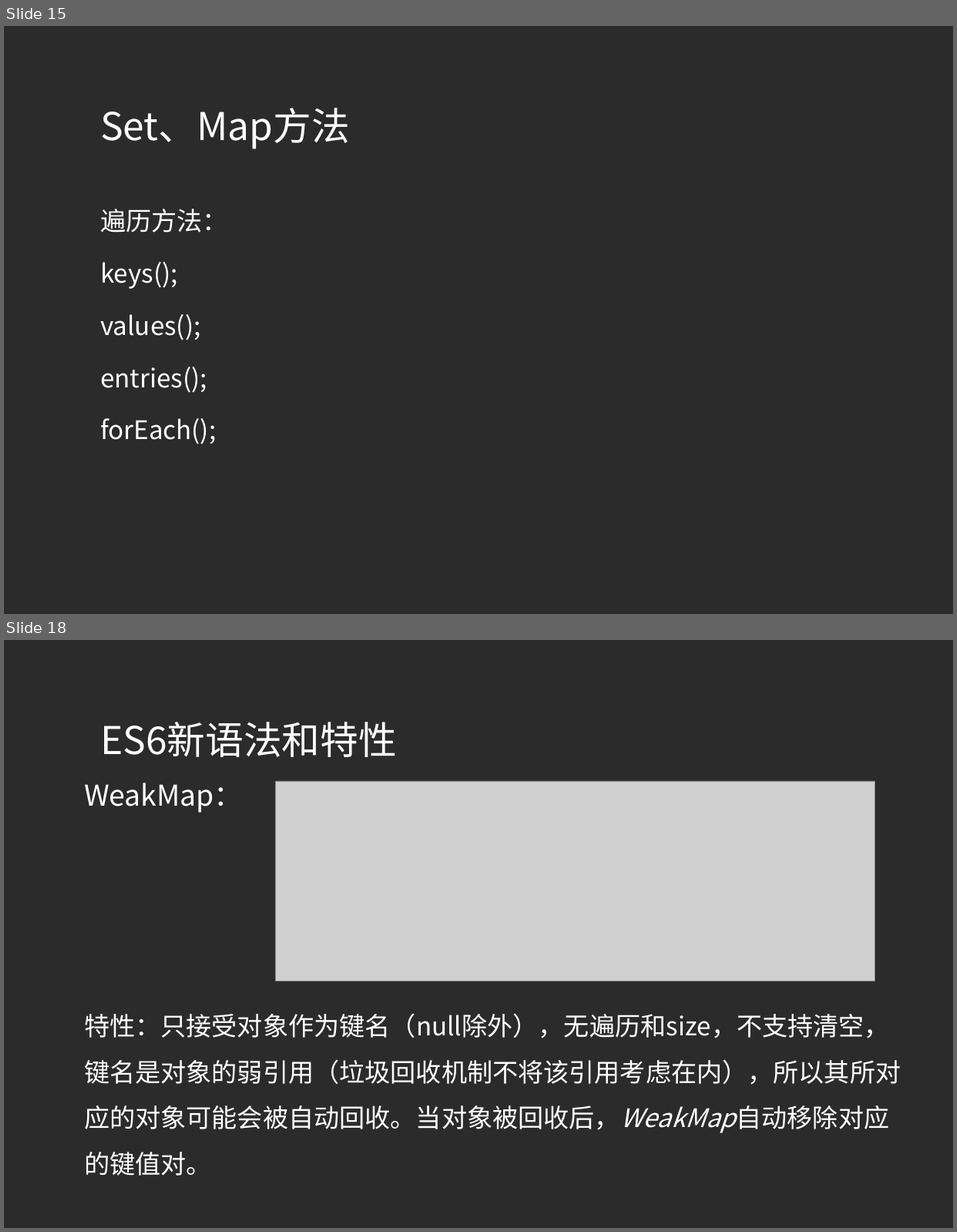
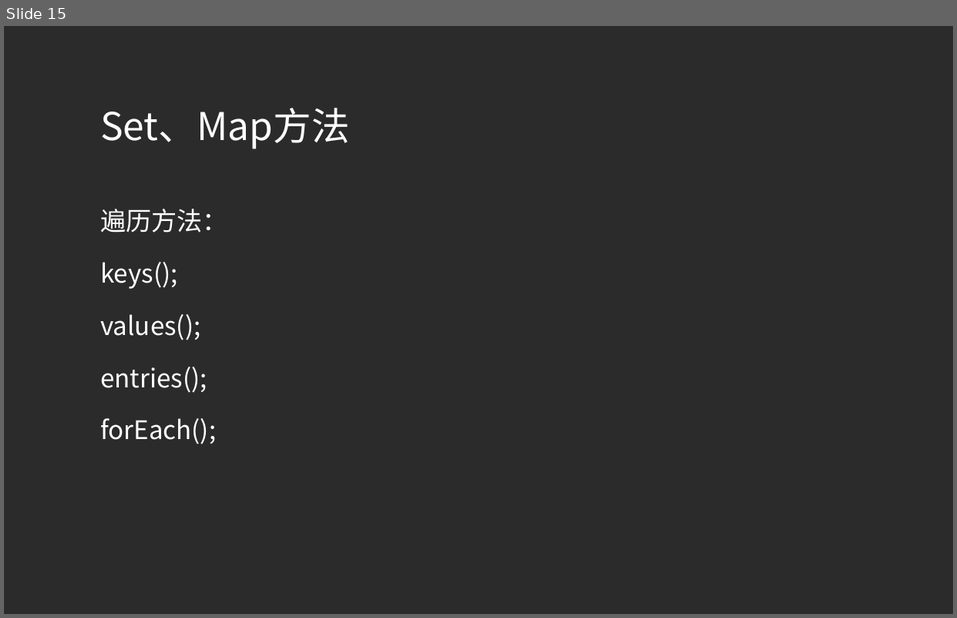
Before and after one commit to yiqisweet/node, a slide deck: ppt/TP03.ppt. Shown one above the other, each under a label of ours: slides 15 and 18 before the commit, slide 15 after it; the slides between them are not shown. The pictures are 957x1232 and 957x618 pixels, drawn with LibreOffice and Linux fonts; fonts in the diff are those of the drawing; grey boxes stand for pictures; background and template pictures are left out; a plain dark background stands for a picture behind light text. Boxes give left, top, right and bottom in pixels: in the first picture for what was removed or moved away, otherwise in the second. Text is boxed around its words. In the diff, an @@ line names an element or a change of style, - is before the commit and + after.

```diff
--- a/ppt/TP03.ppt
+++ b/ppt/TP03.ppt
@@ slide 18 removed at (4, 640, 953, 1228), background picture (left out) @@
@@ title removed at (100, 722, 396, 757) @@
-ES6新语法和特性
@@ text removed at (84, 782, 900, 1175) @@
-WeakMap：
-特性：只接受对象作为键名（null除外），无遍历和size，不支持清空，键名是对象的弱引用（垃圾回收机制不将该引用考虑在内），所以其所对应的对象可能会被自动回收。当对象被回收后，WeakMap自动移除对应的键值对。
@@ picture removed at (276, 781, 875, 980) @@
```
Also in this commit, not shown: 2 slides changed, 4 other slides removed, 6 other files.
